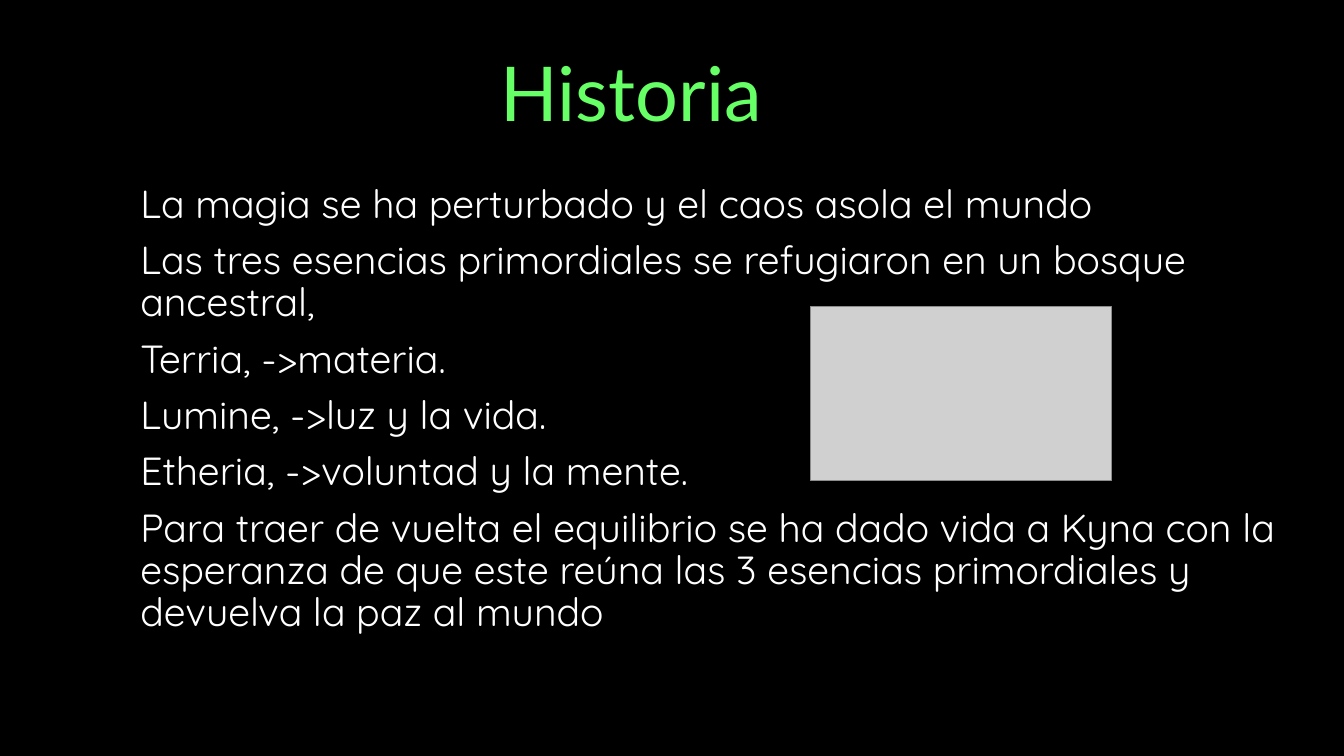
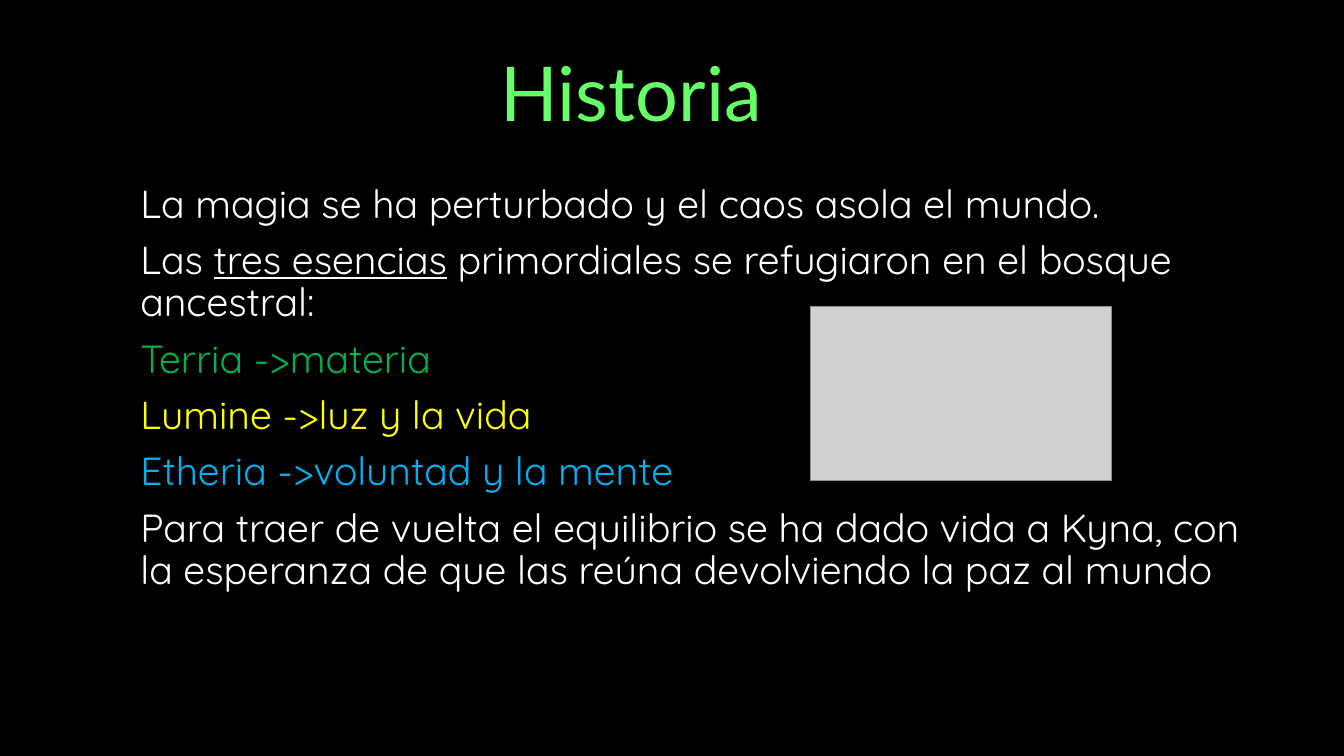
Before and after one commit to Xuppap-Inc/VerdantSorrow, a slide deck: slide 5 of Hitos/Presentacion hito 0.pptx. Drawn at 1344x756 pixels with LibreOffice and Linux fonts; fonts in the diff are those of the drawing; grey boxes stand for pictures. Boxes give left, top, right and bottom in pixels: in the first picture for what was removed or moved away, otherwise in the second. Text is boxed around its words. In the diff, an @@ line names an element or a change of style, - is before the commit and + after.

```diff
--- a/Hitos/Presentacion hito 0.pptx
+++ b/Hitos/Presentacion hito 0.pptx
@@ text at <box>140,189,1239,592</box>: text changed @@
-La magia se ha perturbado y el caos asola el mundo
-Las tres esencias primordiales se refugiaron en un bosque ancestral,
-Terria, ->materia.
-Lumine, ->luz y la vida.
-Etheria, ->voluntad y la mente.
-Para traer de vuelta el equilibrio se ha dado vida a Kyna con la esperanza de que este reúna las 3 esencias primordiales y devuelva la paz al mundo
+La magia se ha perturbado y el caos asola el mundo.
+Las tres esencias primordiales se refugiaron en el bosque ancestral:
+Terria ->materia
+Lumine ->luz y la vida
+Etheria ->voluntad y la mente
+Para traer de vuelta el equilibrio se ha dado vida a Kyna, con la esperanza de que las reúna devolviendo la paz al mundo
```
Also in this commit, not shown: 3 other slides changed, 1 slide added, 1 slide removed.
